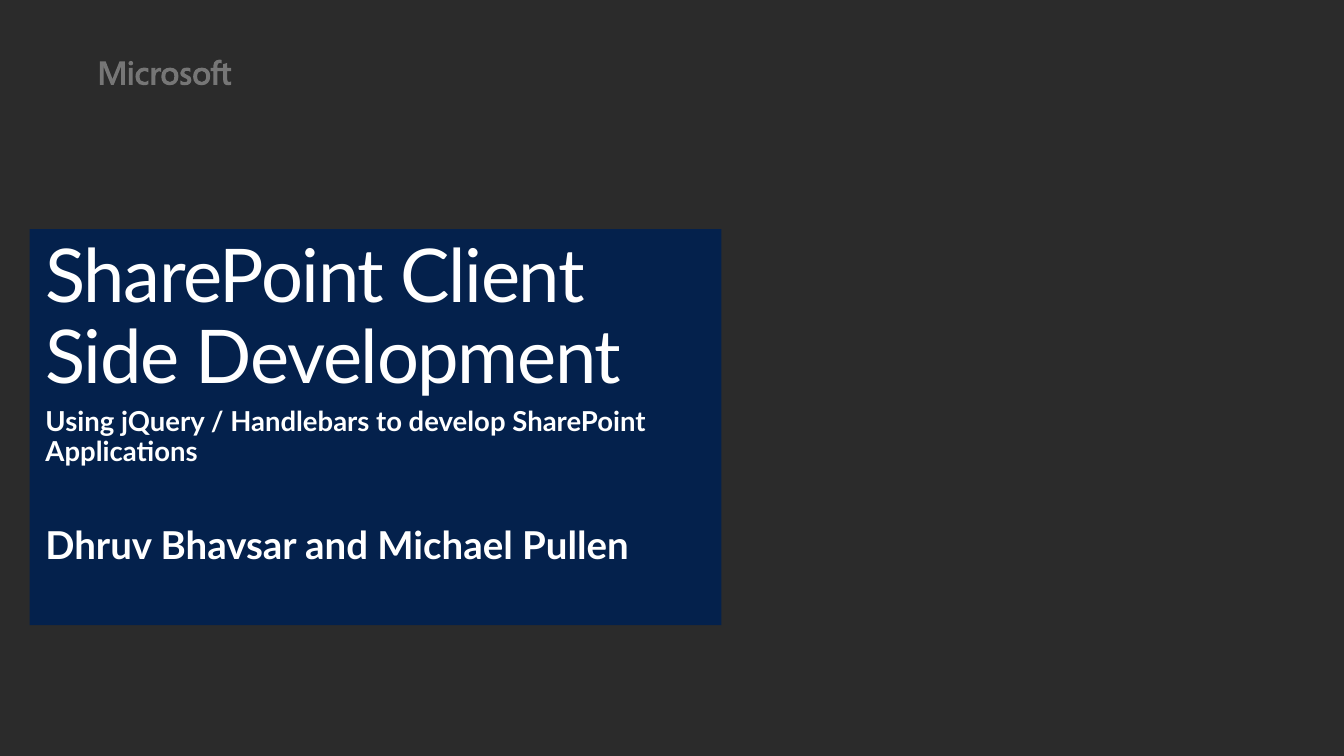
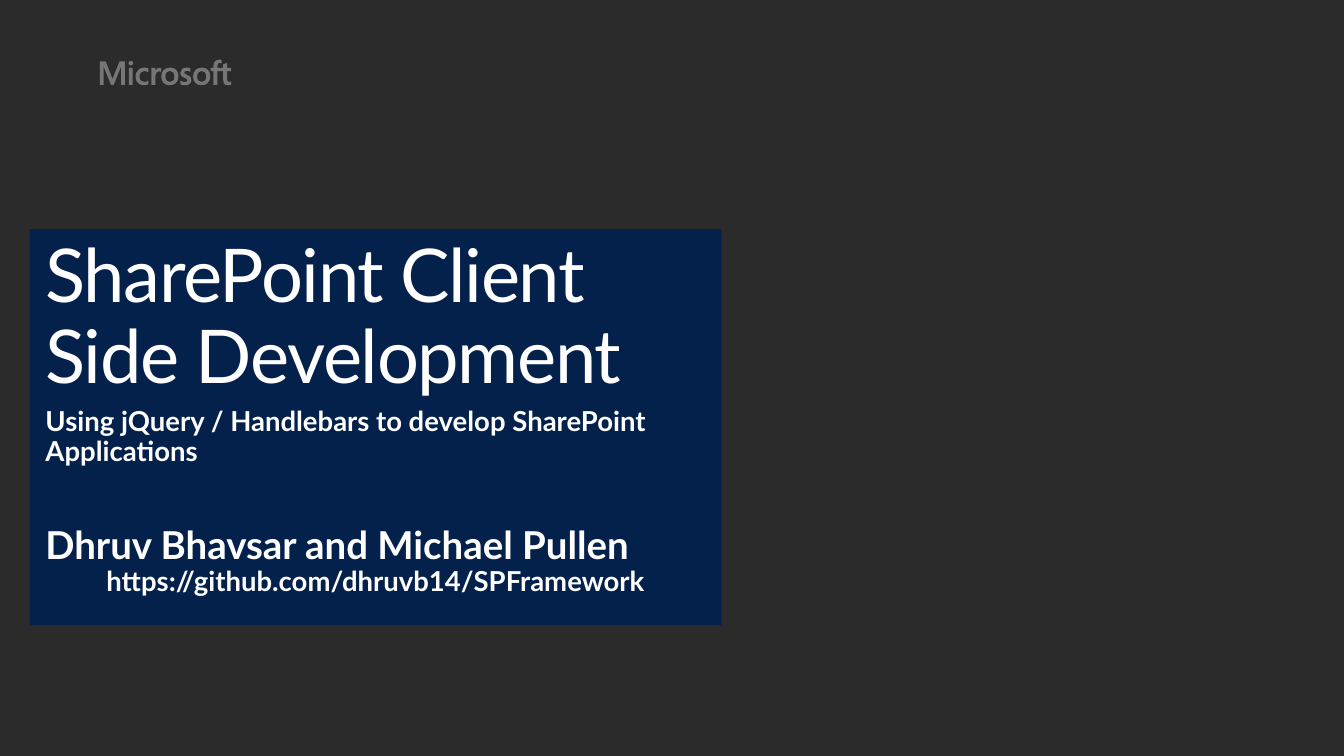
Before and after one commit to dhruvb14/SPFramework, a slide deck: slide 1 of Introduction.pptx. Drawn at 1344x756 pixels with LibreOffice and Linux fonts; fonts in the diff are those of the drawing; background and template pictures are left out; a plain dark background stands for a picture behind light text. Boxes give left, top, right and bottom in pixels: in the first picture for what was removed or moved away, otherwise in the second. Text is boxed around its words. In the diff, an @@ line names an element or a change of style, - is before the commit and + after.

Commit message:
Update PPTX

```diff
--- a/Introduction.pptx
+++ b/Introduction.pptx
@@ text at box(106, 570, 644, 596): paragraph added @@
+https://github.com/dhruvb14/SPFramework
```
Also in this commit, not shown: 1 other slide changed, 1 slide added.
